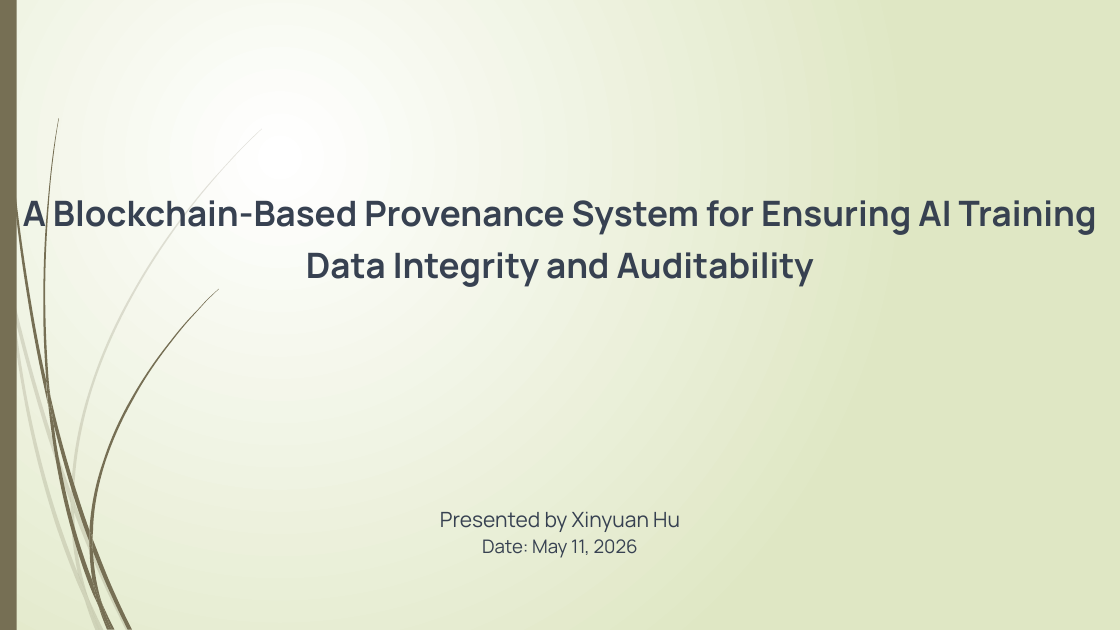
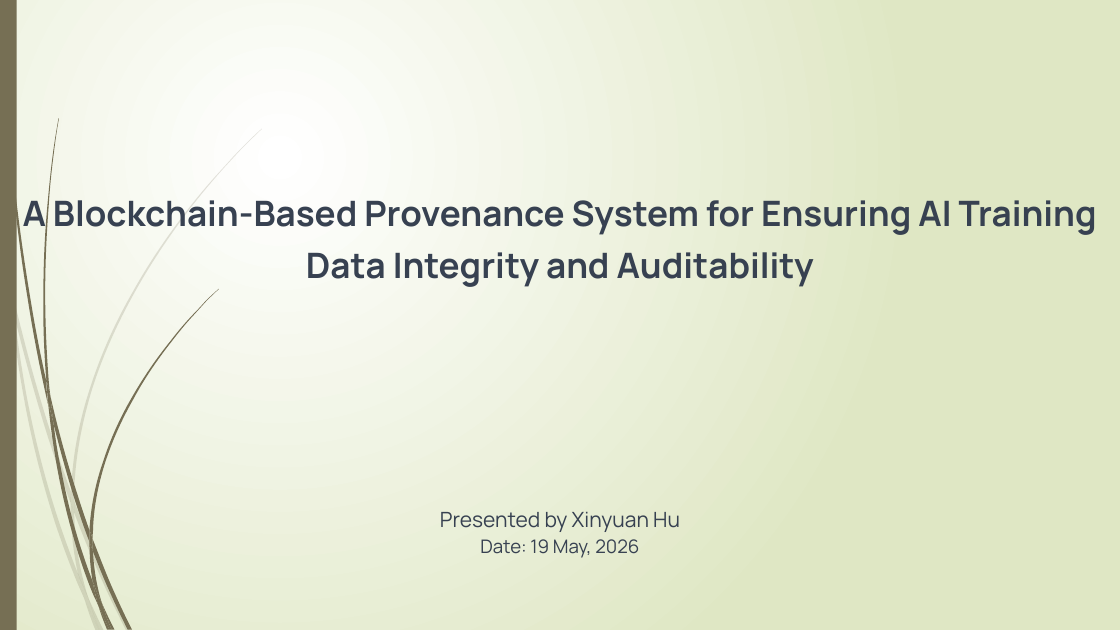
Before and after one commit to xinyuanhu1066/capstone-project, a slide deck: slide 1 of docs/Assessment_1_Presentation.pptx. Drawn at 1120x630 pixels with LibreOffice and Linux fonts; fonts in the diff are those of the drawing. Boxes give left, top, right and bottom in pixels: in the first picture for what was removed or moved away, otherwise in the second. Text is boxed around its words. In the diff, an @@ line names an element or a change of style, - is before the commit and + after.

```diff
--- a/docs/Assessment_1_Presentation.pptx
+++ b/docs/Assessment_1_Presentation.pptx
@@ text at bbox=[480, 539, 639, 558]: text changed @@
-Date: May 11, 2026
+Date: 19 May, 2026
```
Also in this commit, not shown: 4 other slides changed.
